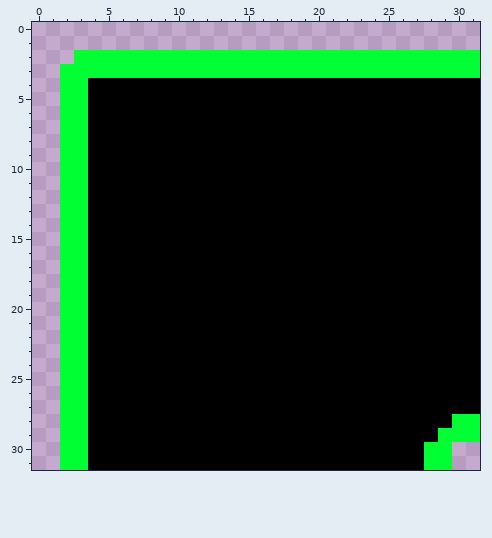
Pixel-art file, stored at Sprites/Corner_Wall_Test.aseprite. The picture above was drawn from the file before the commit.
32x32 pixels, 1 frame.
And afterwards:
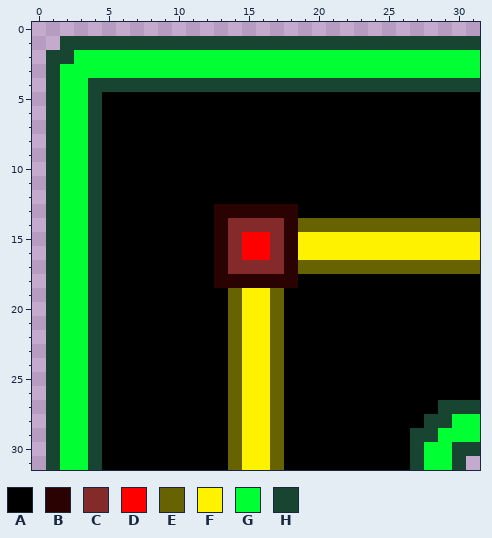
Palette (. is transparent): A #000000  B #2b0202  C #842a2a  D #ff0000  E #686302  F #fff200  G #00ff33  H #174532
Difference:
The edit turns colour A into colour B in row 13 at x 13 to 18; in rows 14 to 17 at x 13 and 18; in row 18 at x 13 to 18.
The edit turns colour A into colour C in row 14 at x 14 to 17; in rows 15 to 16 at x 14 and 17; in row 17 at x 14 to 17.
The edit turns colour A into colour D in rows 15 to 16 at x 15 to 16.
The edit turns colour A into colour E in row 14 at x 19 to 31; in row 17 at x 19 to 31; in rows 19 to 31 at x 14 and 17.
The edit turns colour A into colour F in rows 15 to 16 at x 19 to 31; in rows 19 to 31 at x 15 to 16.
There is now colour H in row 1 at x 2 to 31; in row 2 at x 1 to 2; in rows 3 to 29 at x 1; in row 30 at x 1 and 30 to 31; in row 31 at x 1 and 30.
The edit turns colour A into colour H in row 4 at x 4 to 31; in rows 5 to 26 at x 4; in row 27 at x 4 and 29 to 31; in row 28 at x 4 and 28 to 29; in row 29 at x 4 and 27 to 28; in rows 30 to 31 at x 4 and 27.
Where, in picture pixels (left, top, right, bottom), the same in both pictures:
changed: (46, 36, 480, 470)
